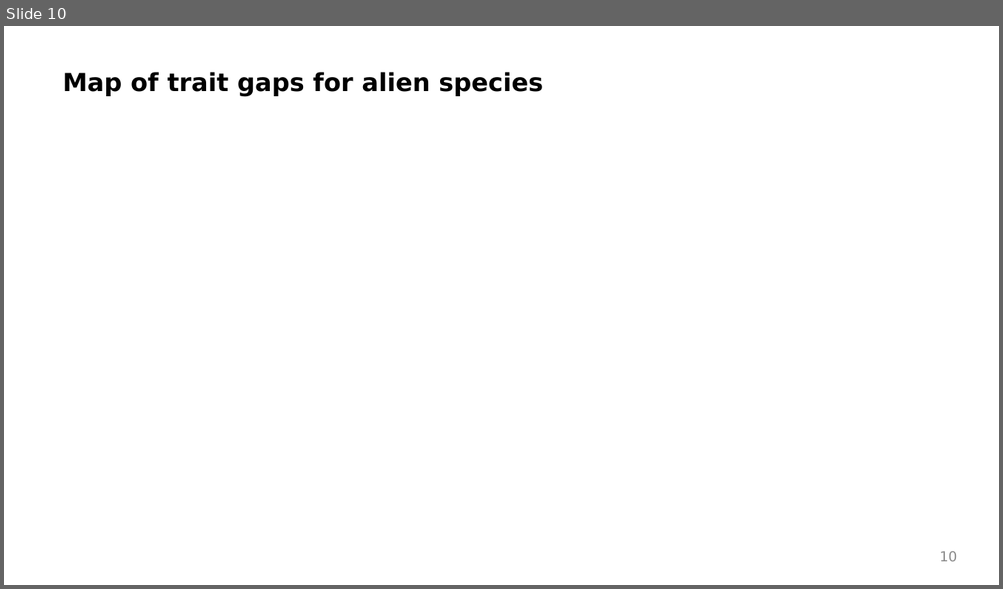
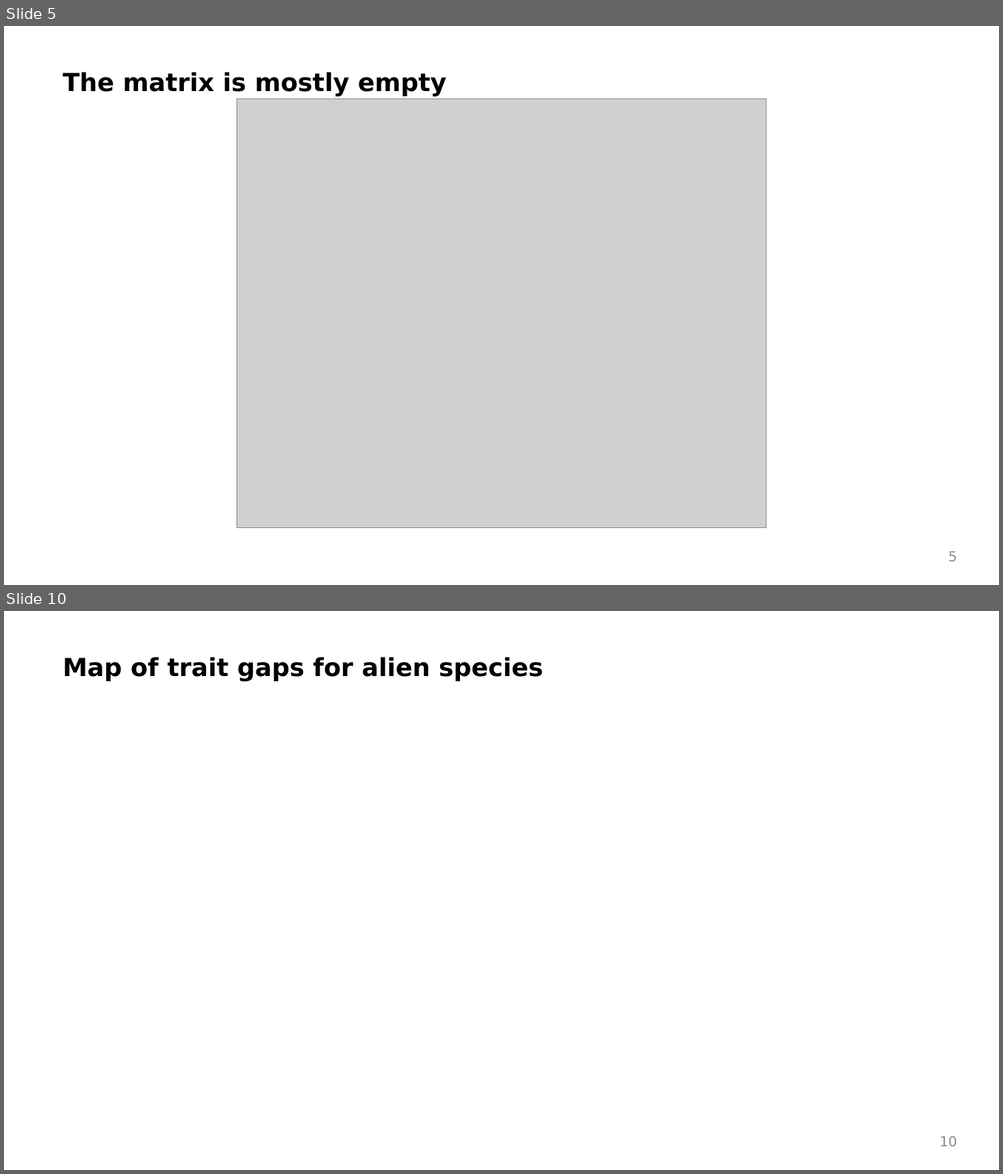
Before and after one commit to Rekyt/alientraitgaps, a slide deck: inst/presentations/202201_aliens_results_summary.odp. Shown one above the other, each under a label of ours: slide 10 before the commit, slides 5 and 10 after it; the slides between them are not shown. The pictures are 1003x589 and 1003x1174 pixels, drawn with LibreOffice and Linux fonts; fonts in the diff are those of the drawing; grey boxes stand for pictures; background and template pictures are left out. Boxes give left, top, right and bottom in pixels: in the first picture for what was removed or moved away, otherwise in the second. Text is boxed around its words. In the diff, an @@ line names an element or a change of style, - is before the commit and + after.

Commit message:
Better figures and visualization more complete slides

```diff
--- a/inst/presentations/202201_aliens_results_summary.odp
+++ b/inst/presentations/202201_aliens_results_summary.odp
@@ slide 5 added at <box>4,26,999,585</box>, background picture (left out) @@
@@ text added at <box>62,72,447,97</box>, 18 pt, text #000000, bold @@
+The matrix is mostly empty
@@ picture added at <box>236,99,766,527</box> @@
@@ page number added at <box>948,551,957,562</box>, 10 pt, text #8B8B8B @@
+5
```
Also in this commit, not shown: 2 slides changed, 7 other slides added, 7 slides removed, 2 other files.
